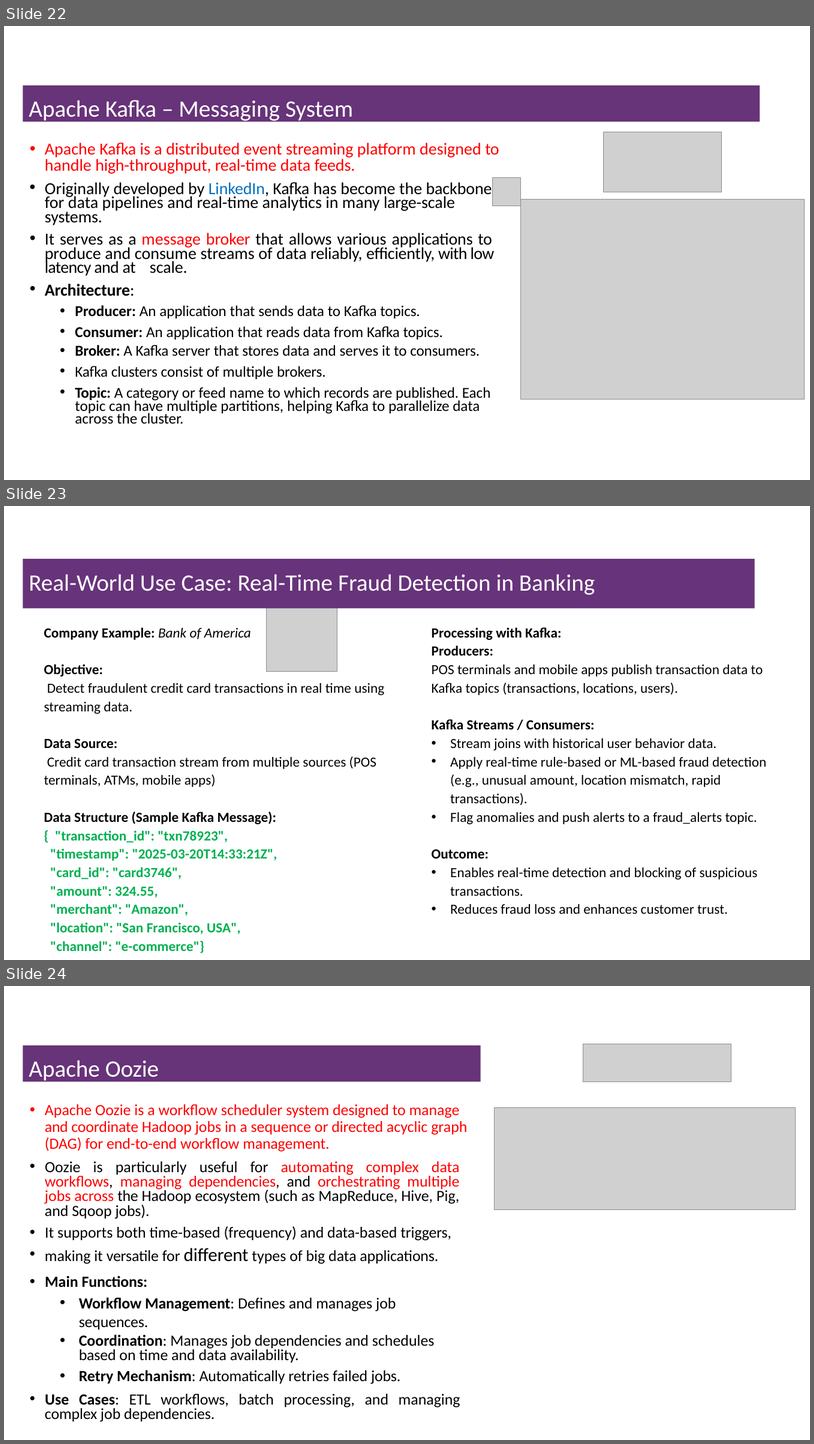
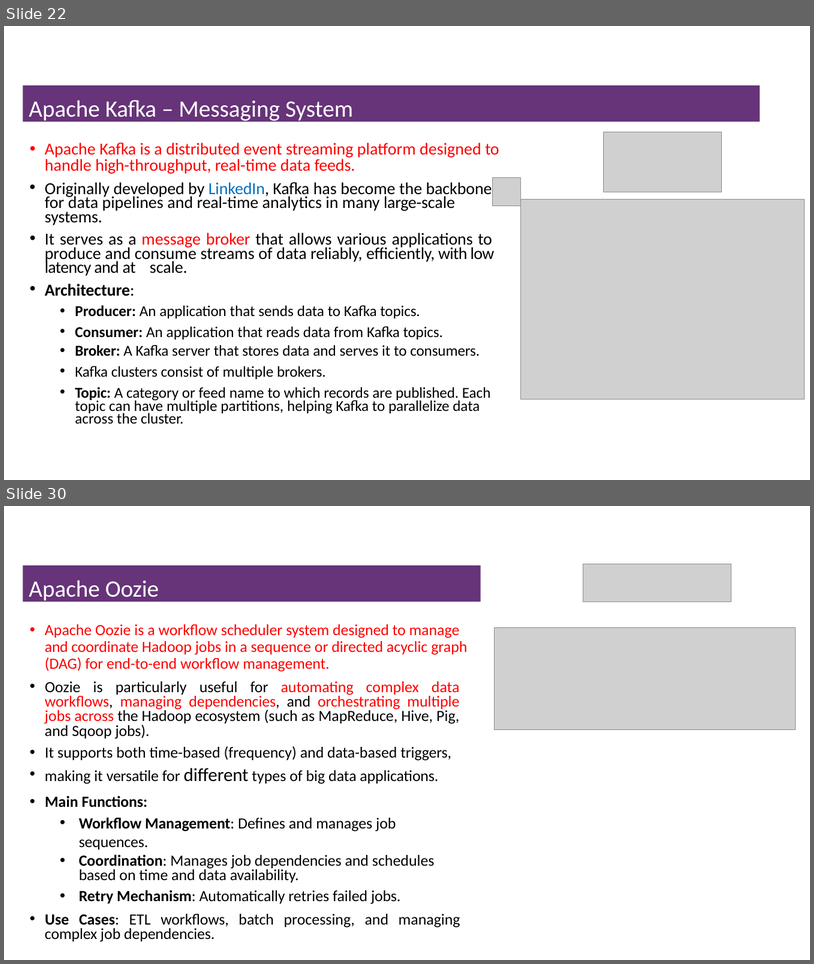
Before and after one commit to msfasha/307401-Big-Data, a slide deck: Lecture Notes/Section 2 - Introduction to Hadoop Eco System/2-Introduction to Hadoop Eco System.pptx. Shown one above the other, each under a label of ours: slides 22, 23 and 24 before the commit, slides 22 and 30 after it; the slides between them are not shown. The pictures are 814x1444 and 814x964 pixels, drawn with LibreOffice and Linux fonts; fonts in the diff are those of the drawing; grey boxes stand for pictures; background and template pictures are left out. Boxes give left, top, right and bottom in pixels: in the first picture for what was removed or moved away, otherwise in the second. Text is boxed around its words. In the diff, an @@ line names an element or a change of style, - is before the commit and + after.

```diff
--- a/Lecture Notes/Section 2 - Introduction to Hadoop Eco System/2-Introduction to Hadoop Eco System.pptx
+++ b/Lecture Notes/Section 2 - Introduction to Hadoop Eco System/2-Introduction to Hadoop Eco System.pptx
@@ slide 23 removed at box(4, 506, 810, 960), background #FFFFFF @@
@@ title removed at box(23, 559, 755, 608) @@
-Real-World Use Case: Real-Time Fraud Detection in Banking
@@ picture removed at box(267, 600, 338, 671) @@
@@ text removed at box(44, 627, 767, 953) @@
-Company Example: Bank of America
-Objective:
-Detect fraudulent credit card transactions in real time using streaming data.
-Data Source:
-Credit card transaction stream from multiple sources (POS terminals, ATMs, mobile apps)
-Data Structure (Sample Kafka Message):
-{ "transaction_id": "txn78923",
-"timestamp": "2025-03-20T14:33:21Z",
-"card_id": "card3746",
-"amount": 324.55,
-"merchant": "Amazon",
-"location": "San Francisco, USA",
-"channel": "e-commerce"}
-Processing with Kafka:
-Producers:
-POS terminals and mobile apps publish transaction data to Kafka topics (transactions, locations, users).
-Kafka Streams / Consumers:
-• Stream joins with historical user behavior data.
-• Apply real-time rule-based or ML-based fraud detection (e.g., unusual amount, location mismatch, rapid transactions).
-• Flag anomalies and push alerts to a fraud_alerts topic.
-Outcome:
-• Enables real-time detection and blocking of suspicious transactions.
-• Reduces fraud loss and enhances customer trust.
@@ what was slide 24 is now slide 30 @@
```
Also in this commit, not shown: 3 slides changed, 7 slides added, 1 other file.
